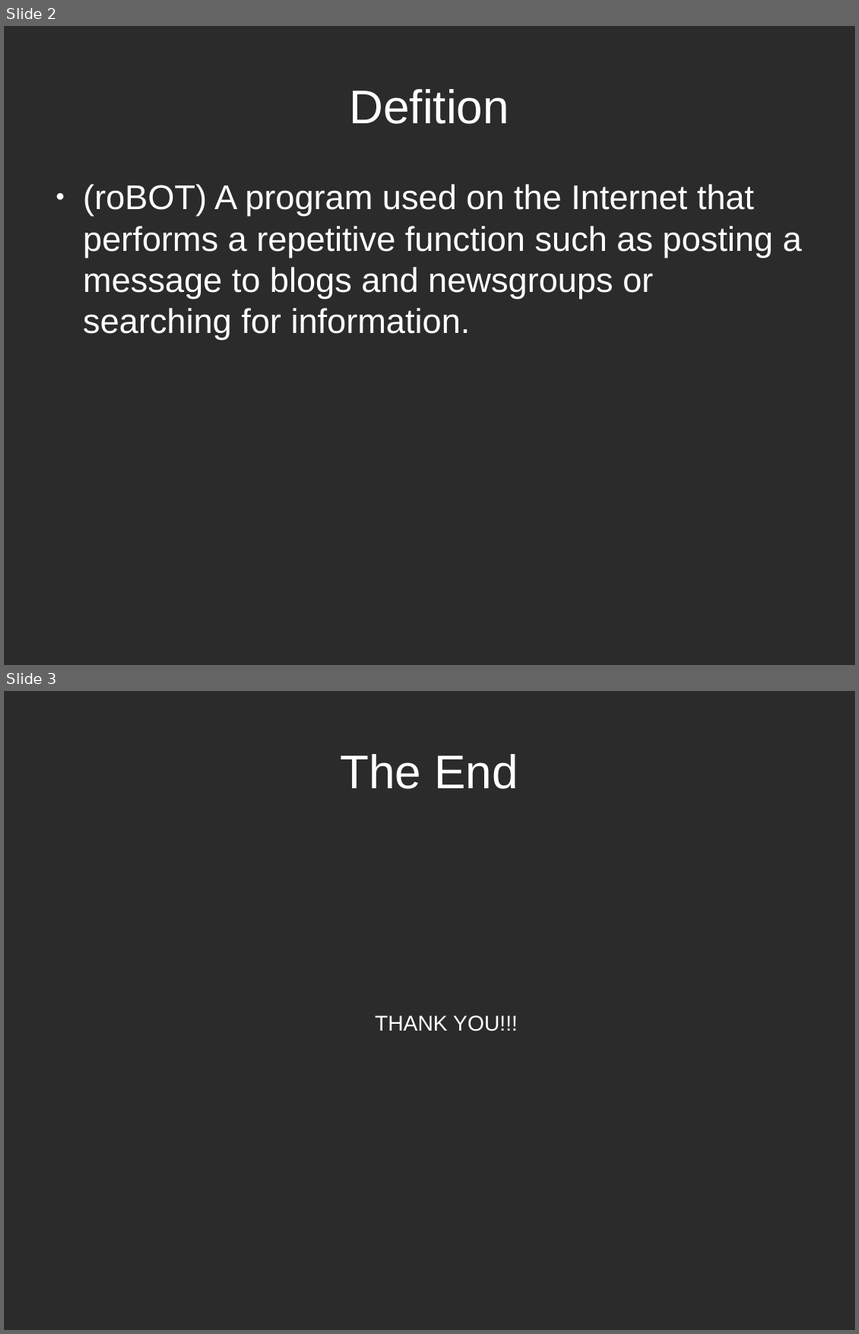
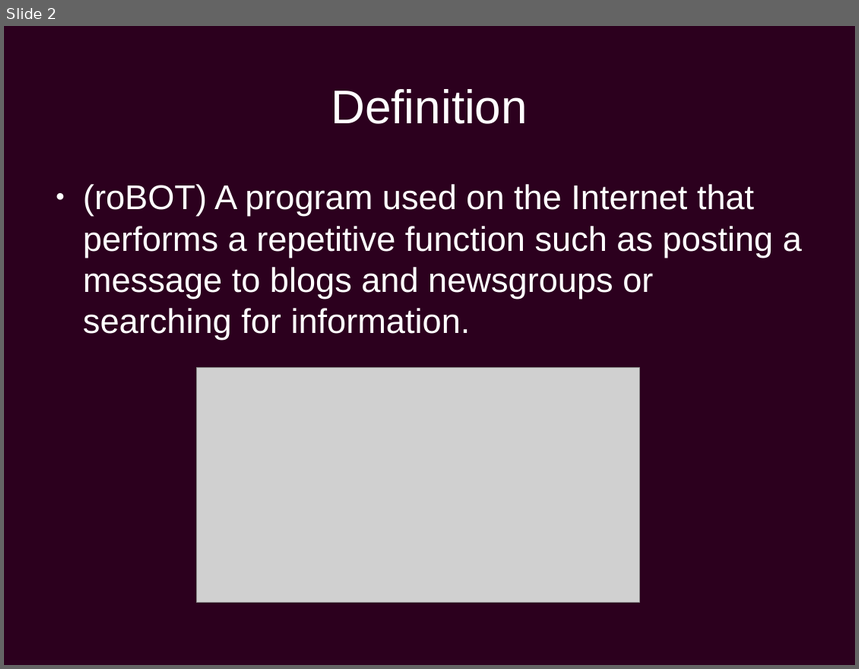
Before and after one commit to gitalry/Yusudd, a slide deck: bots.odp. Shown one above the other, each under a label of ours: slides 2 and 3 before the commit, slide 2 after it. The pictures are 859x1334 and 859x669 pixels, drawn with LibreOffice and Linux fonts; fonts in the diff are those of the drawing; grey boxes stand for pictures; background and template pictures are left out; a plain dark background stands for a picture behind light text. Boxes give left, top, right and bottom in pixels: in the first picture for what was removed or moved away, otherwise in the second. Text is boxed around its words. In the diff, an @@ line names an element or a change of style, - is before the commit and + after.

```diff
--- a/bots.odp
+++ b/bots.odp
@@ slide 3 removed at [4, 691, 855, 1330], background picture (left out) @@
@@ title removed at [340, 754, 519, 789] @@
-The End
@@ text removed at [375, 1016, 518, 1031] @@
-                THANK YOU!!!
@@ slide 2 changed as well @@
@@ background picture (left out) to #2C001E @@
@@ title at [331, 89, 528, 124]: text changed @@
-Defition
+Definition
@@ picture added at [196, 367, 639, 602] @@
```
Also in this commit, not shown: 1 other slide changed, 3 slides added, 1 other file.
